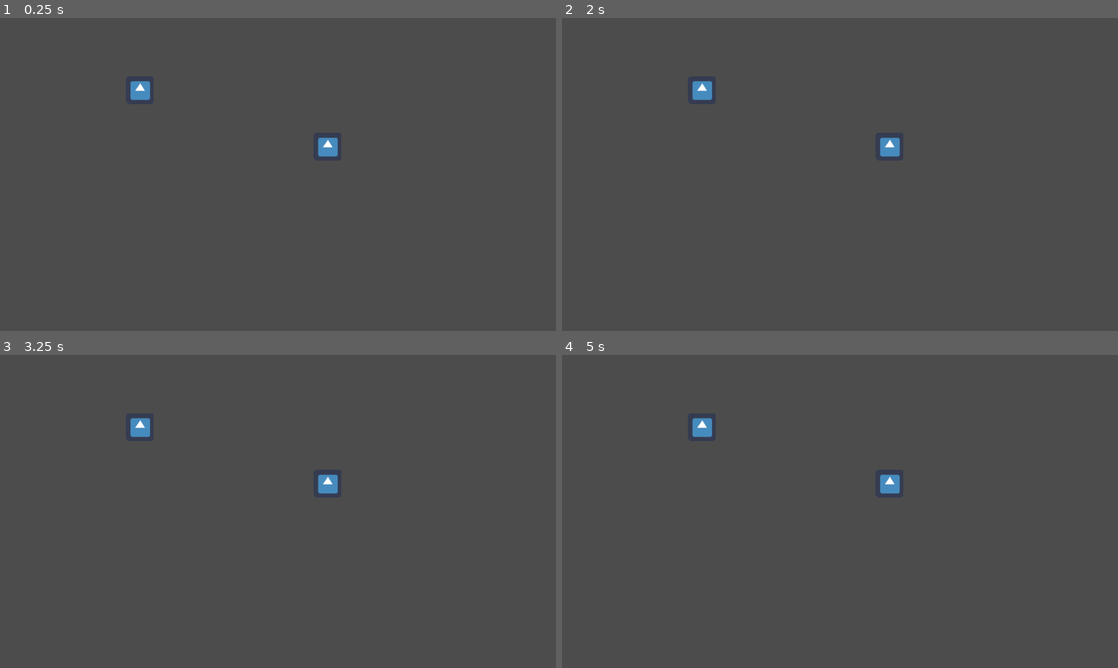
Above: before the commit, frames 1-4 (two rows, left to right).
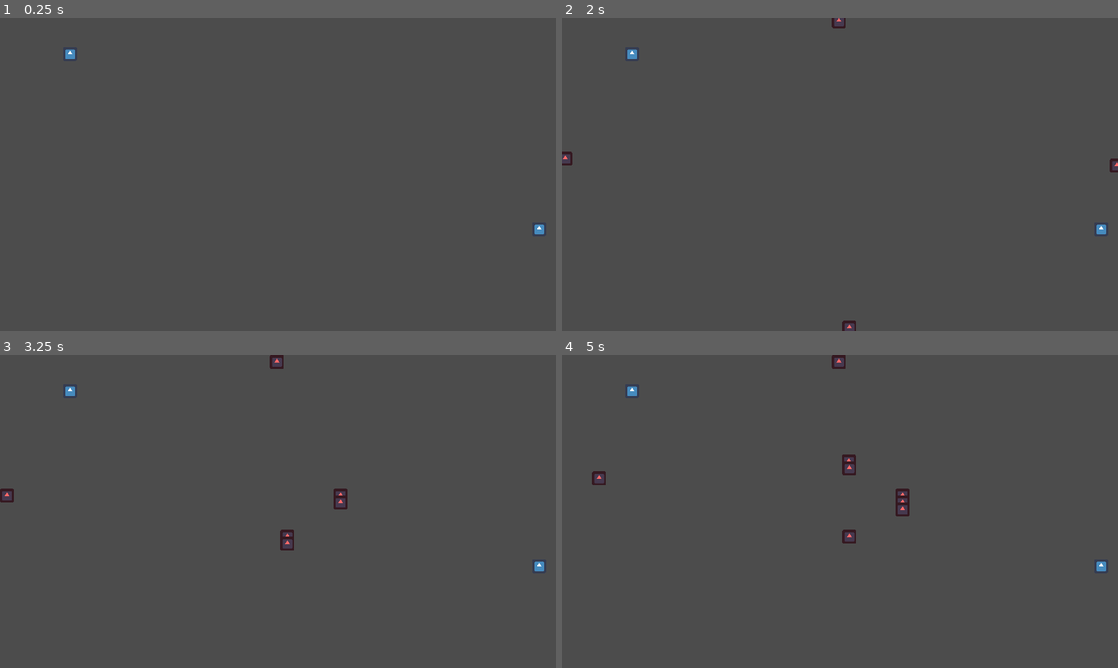
Above: after the commit, the same moments.

Repository: henriiquecampos/global-game-jam-2018
Game: Godot game, scene res://levels/test_level/test_level.tscn
Same seed, same stepped clock (60 frames per second), same inputs: the game is played once before the commit and once after it. The project has no main scene, so this scene is started directly. The engine's default icon, where the game draws it, is replaced by a stand-in: a white triangle on a blue panel in a dark square.
Inputs:
- Up to frame 1 (0.25 s): no input
- Up to frame 2 (2 s): tap Enter at 0.5 s; tap Space at 1.25 s
- Up to frame 3 (3.25 s): tap Enter at 2.75 s
- Up to frame 4 (5 s): tap Space at 3.5 s

The runs differ from the first frame. In frame 1, 0.5% of the frame differs, in the area x 11-98%, y 10-70%; in frame 2, 0.7%; in frame 3, 0.9%; in frame 4, 1.0%, in the area x 5-98%, y 0-70%.

Commit message:
Fixed wandering movement

Diff:
--- a/source/actors/client/client.gd
+++ b/source/actors/client/client.gd
@@ -5,20 +5,29 @@
 var target
 var can_wander = true
 var move_dir = Vector2()
+var spawner = null
 func set_money(value):
 	money -= value
+
+func set_speed(value):
+	speed = value
+
+func get_speed():
+	return(speed)
 
 func money_timeout():
 	set_money(1)
 
 func _ready():
+	print(get_speed())
 	$Money.connect("timeout", self, "money_timeout")
 
 func _physics_process(delta):
 	if can_wander:
 		movement(move_dir)
 	else:
-		seek_tower()
+#		seek_tower()
+		pass
 
 func _on_area_entered(area):
 	if area.is_in_group("tower"):
@@ -49,10 +58,27 @@
 func toogle_wander():
 	if can_wander:
 		#move
-		$Wander.set_wait_time(0.5)
+		$Wander.set_wait_time(rand_range(0.5, 1.0))
 		can_wander = false
 	else:
 		#wait
 		$Wander.set_wait_time(rand_range(2, 4))
 		move_dir = wander()
 		can_wander = true
+
+func _on_patience_timeout():
+	set_physics_process(false)
+	leave_screen()
+
+func leave_screen():
+	print("leaving")
+	var t = $Tween
+	var dist = (global_position.distance_to(spawner.global_position))
+	var time = dist / get_speed()
+	print(time)
+	t.interpolate_method(self, "set_global_position", get_global_position(), spawner.get_global_position(),
+		time, t.TRANS_LINEAR, t.EASE_IN)
+	$Shape.set_disabled(true)
+	t.start()
+	yield(t, "tween_completed")
+	queue_free()
--- a/source/actors/client/client.tscn
+++ b/source/actors/client/client.tscn
@@ -4,13 +4,14 @@
 [ext_resource path="res://actors/client/client.gd" type="Script" id=2]
 [ext_resource path="res://icon.png" type="Texture" id=3]
 
-[node name="Client" index="0" instance=ExtResource( 1 )]
+[node name="Client" instance=ExtResource( 1 )]
 
-position = Vector2( 709, 422 )
+position = Vector2( 586, 466 )
 script = ExtResource( 2 )
+_sections_unfolded = [ "Transform" ]
 speed = 300.0
 
-[node name="Sprite" parent="." index="1"]
+[node name="Sprite" parent="." index="0"]
 
 self_modulate = Color( 1, 0.414063, 0.414063, 1 )
 texture = ExtResource( 3 )
@@ -30,4 +31,22 @@
 one_shot = false
 autostart = true
 
+[node name="Patience" type="Timer" parent="." index="5"]
+
+process_mode = 1
+wait_time = 20.0
+one_shot = true
+autostart = true
+
+[node name="Tween" type="Tween" parent="." index="6"]
+
+repeat = false
+playback_process_mode = 1
+playback_speed = 1.0
+playback/active = false
+playback/repeat = false
+playback/speed = 1.0
+
 [connection signal="timeout" from="Wander" to="." method="toogle_wander"]
+
+[connection signal="timeout" from="Patience" to="." method="_on_patience_timeout"]
--- a/source/actors/moving_character.gd
+++ b/source/actors/moving_character.gd
@@ -1,9 +1,18 @@
 extends KinematicBody2D
 export (float) var speed = 100
 
+var can_leave = false
+var limit_x = 1280
+var limit_y = 720
+
+func _ready():
+	if get_parent().is_in_group("level"):
+		limit_x = get_parent().limits.x
+		limit_y = get_parent().limits.y
 func movement(dir):
 	move_and_collide(dir * speed * get_physics_process_delta_time())
-
+	if not can_leave:
+		set_position(Vector2(clamp(position.x, 0 + 32, limit_x - 32), clamp(position.y, 0 + 32, limit_y - 32)))
 func _on_body_entered( body ):
 	pass
 
--- a/source/actors/moving_character.tscn
+++ b/source/actors/moving_character.tscn
@@ -5,14 +5,16 @@
 [sub_resource type="RectangleShape2D" id=1]
 
 custom_solver_bias = 0.0
-extents = Vector2( 32, 32 )
+extents = Vector2( 32, 16 )
 
 [sub_resource type="CircleShape2D" id=2]
 
 custom_solver_bias = 0.0
 radius = 50.0
 
-[node name="KinematicBody2D" type="KinematicBody2D"]
+[node name="KinematicBody2D" type="KinematicBody2D" groups=[
+"moving",
+]]
 
 input_pickable = false
 collision_layer = 1
@@ -21,11 +23,13 @@
 script = ExtResource( 1 )
 speed = 100
 
-[node name="Shape" type="CollisionShape2D" parent="." index="0"]
+[node name="Sprite" type="Sprite" parent="." index="0"]
 
+[node name="Shape" type="CollisionShape2D" parent="." index="1"]
+
+position = Vector2( 0, 16 )
 shape = SubResource( 1 )
-
-[node name="Sprite" type="Sprite" parent="." index="1"]
+_sections_unfolded = [ "Transform" ]
 
 [node name="Area2D" type="Area2D" parent="." index="2"]
 
--- a/source/actors/player/player.tscn
+++ b/source/actors/player/player.tscn
@@ -11,7 +11,7 @@
 speed = 300.0
 player = "P1"
 
-[node name="Sprite" parent="." index="1"]
+[node name="Sprite" parent="." index="0"]
 
 texture = ExtResource( 3 )
 
--- a/source/levels/test_level/test_level.tscn
+++ b/source/levels/test_level/test_level.tscn
@@ -1,14 +1,96 @@
-[gd_scene load_steps=2 format=2]
+[gd_scene load_steps=5 format=2]
 
 [ext_resource path="res://actors/player/player.tscn" type="PackedScene" id=1]
+[ext_resource path="res://objects/spawner/spawner.tscn" type="PackedScene" id=2]
 
-[node name="TestLevel" type="Node2D"]
+[sub_resource type="GDScript" id=2]
 
-[node name="Player" parent="." index="0" instance=ExtResource( 1 )]
+script/source = "extends Node2D
+var limits = Vector2()
+
+func _ready():
+	limits = Vector2(OS.get_window_size().x * $Camera2D.get_zoom().x, OS.get_window_size().y * $Camera2D.get_zoom().y)
+	for c in get_tree().get_nodes_in_group(\"moving\"):
+		c.limit_x = limits.x
+		c.limit_y = limits.y"
+
+[sub_resource type="GDScript" id=1]
+
+script/source = "extends Camera2D
+
+# class member variables go here, for example:
+# var a = 2
+# var b = \"textvar\"
+
+func _ready():
+	print(get_viewport().size)"
+
+[node name="TestLevel" type="YSort" index="0" groups=[
+"level",
+]]
+
+sort_enabled = true
+script = SubResource( 2 )
+
+[node name="Camera2D" type="Camera2D" parent="." index="0"]
+
+anchor_mode = 0
+rotating = false
+current = true
+zoom = Vector2( 2, 2 )
+limit_left = -10000000
+limit_top = -10000000
+limit_right = 10000000
+limit_bottom = 10000000
+limit_smoothed = false
+drag_margin_h_enabled = true
+drag_margin_v_enabled = true
+smoothing_enabled = false
+smoothing_speed = 5.0
+offset_v = 0.0
+offset_h = 0.0
+drag_margin_left = 0.2
+drag_margin_top = 0.2
+drag_margin_right = 0.2
+drag_margin_bottom = 0.2
+editor_draw_screen = true
+editor_draw_limits = false
+editor_draw_drag_margin = false
+script = SubResource( 1 )
+
+[node name="Player" parent="." index="1" instance=ExtResource( 1 )]
 
 position = Vector2( 322.5, 165.5 )
 
-[node name="Player2" parent="." index="1" instance=ExtResource( 1 )]
+[node name="Player2" parent="." index="2" instance=ExtResource( 1 )]
 
-position = Vector2( 754.5, 295.5 )
+position = Vector2( 2482.5, 971.5 )
 player = "P2"
+
+[node name="Spawn" parent="." index="3" instance=ExtResource( 2 )]
+
+position = Vector2( 1275, 15 )
+min_spawn_time = 15.0
+max_spawn_time = 30.0
+max_amount = 3
+
+[node name="Spawn2" parent="." index="4" instance=ExtResource( 2 )]
+
+position = Vector2( 2555, 679 )
+min_spawn_time = 15.0
+max_spawn_time = 30.0
+max_amount = 3
+
+[node name="Spawn3" parent="." index="5" instance=ExtResource( 2 )]
+
+position = Vector2( 15, 647 )
+min_spawn_time = 15.0
+max_spawn_time = 30.0
+max_amount = 3
+
+[node name="Spawn4" parent="." index="6" instance=ExtResource( 2 )]
+
+position = Vector2( 1323, 1425 )
+min_spawn_time = 15.0
+max_spawn_time = 30.0
+max_amount = 3
--- a/source/objects/spawner/spawner.gd
+++ b/source/objects/spawner/spawner.gd
@@ -9,13 +9,17 @@
 
 func _ready():
 	randomize()
-	$Timer.connect("timeout", self, "spawn_clients", [int(rand_range(min_amount, max_amount +1))])
+	$Cooldown.connect("timeout", self, "spawn_clients", [int(rand_range(min_amount, max_amount +1))])
+#	$Cooldown.set_wait_time(rand_range(min_spawn_time, max_spawn_time))
+	$Cooldown.start()
 
 func spawn_clients(amount):
-	print(amount)
 	for i in range(amount):
+		$SpawnTime.start()
+		yield($SpawnTime, "timeout")
 		var s = load(client_scene).instance()
-		s.set_global_position(get_global_position())
+		s.set_position(get_position())
+		s.spawner = self
 		get_parent().add_child(s)
-	$Timer.set_wait_time(rand_range(min_spawn_time, max_spawn_time))
-	$Timer.start()
+	$Cooldown.set_wait_time(rand_range(min_spawn_time, max_spawn_time))
+	$Cooldown.start()
--- a/source/objects/spawner/spawner.tscn
+++ b/source/objects/spawner/spawner.tscn
@@ -11,9 +11,16 @@
 max_amount = 5
 client_scene = "res://actors/client/client.tscn"
 
-[node name="Timer" type="Timer" parent="." index="0"]
+[node name="SpawnTime" type="Timer" parent="." index="0"]
 
 process_mode = 1
 wait_time = 1.0
 one_shot = true
-autostart = true
+autostart = false
+
+[node name="Cooldown" type="Timer" parent="." index="1"]
+
+process_mode = 1
+wait_time = 1.0
+one_shot = true
+autostart = false
--- a/source/project.godot
+++ b/source/project.godot
@@ -17,6 +17,10 @@
 
 window/size/width=1280
 window/size/height=720
+window/size/resizable=false
+window/handheld/emulate_touchscreen=true
+window/stretch/mode="2d"
+window/stretch/aspect="keep_width"
 
 [input]
 
